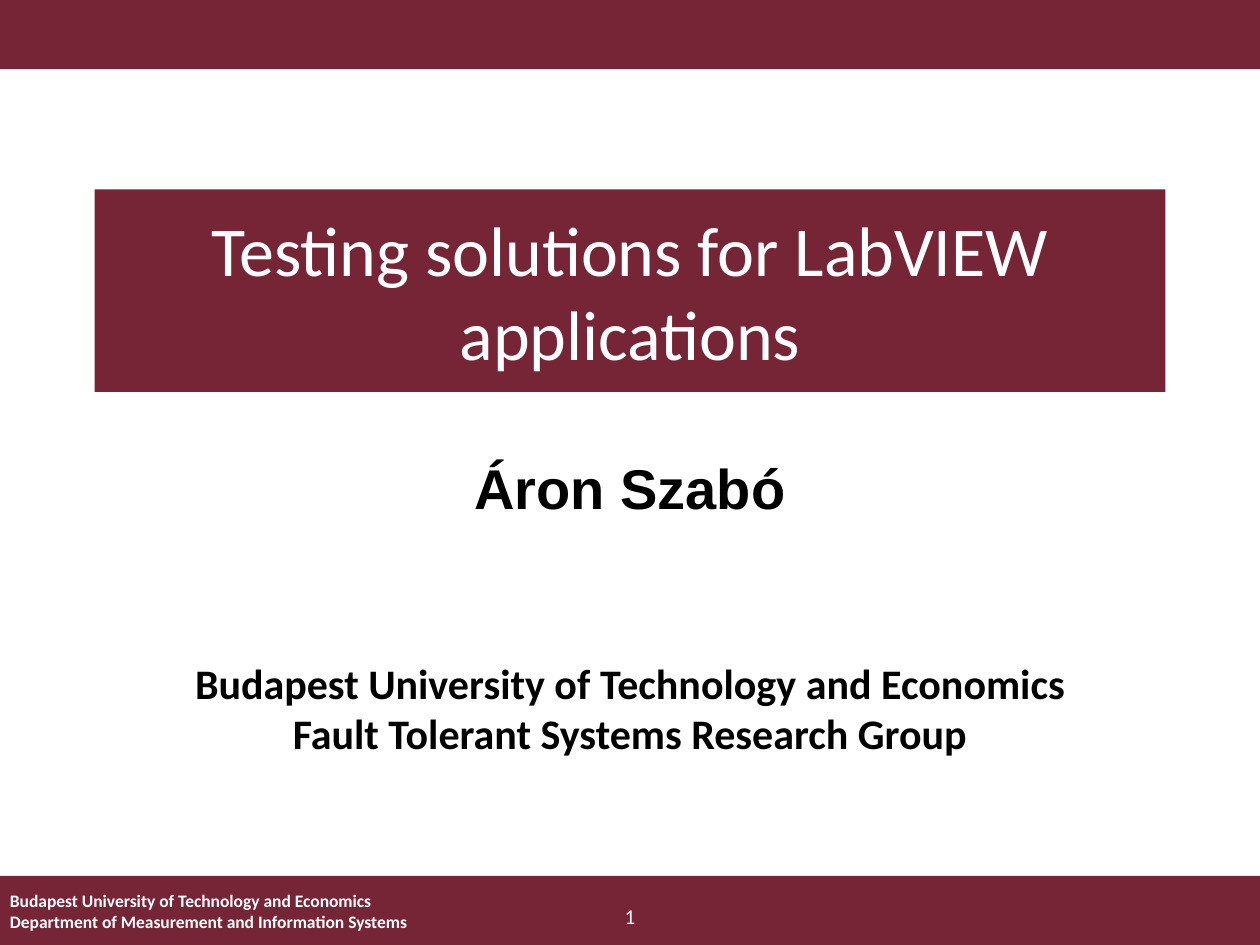
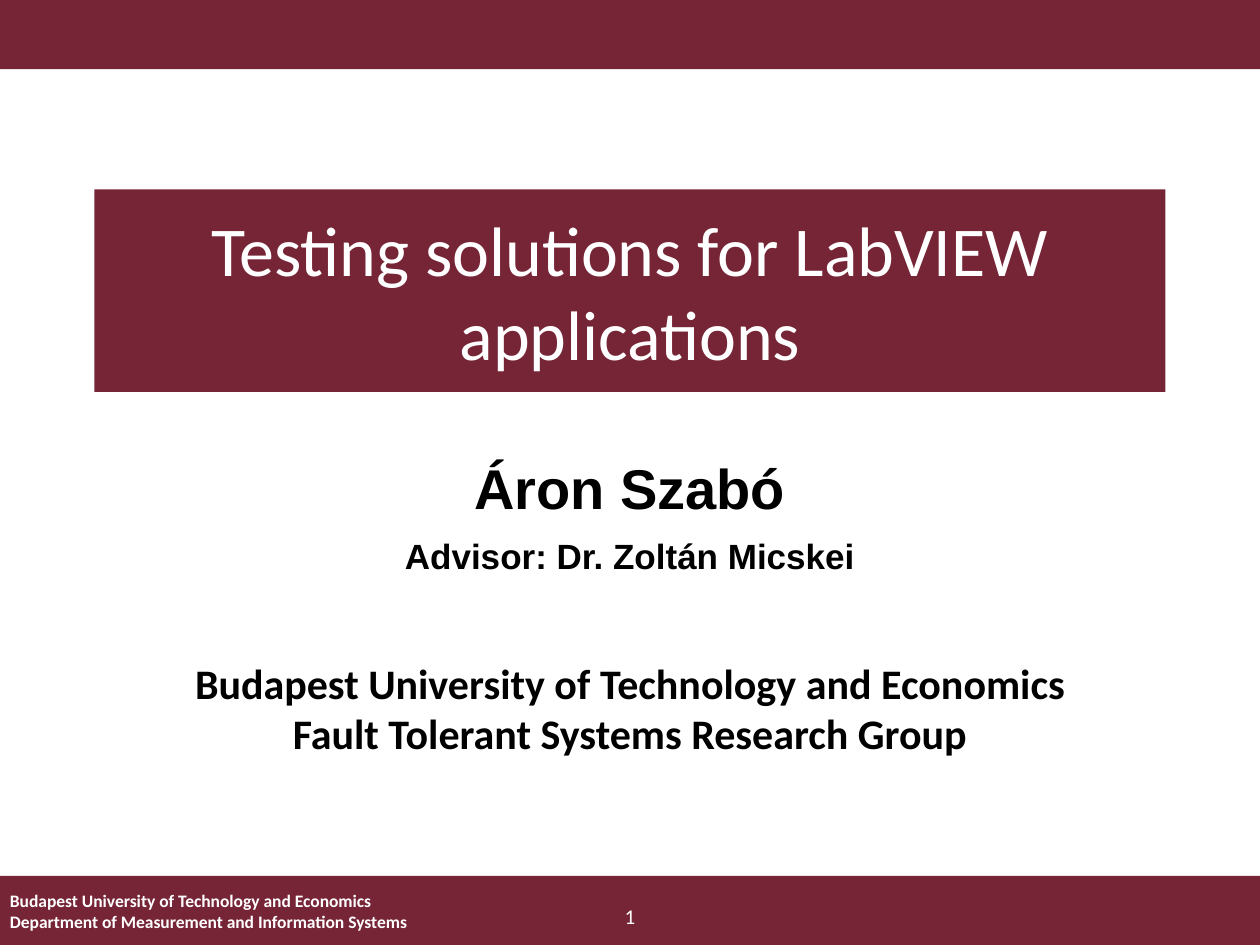
Before and after one commit to aronszabo/thesis-labview-testing, a slide deck: slide 1 of ftsrg-presentation.ppt. Drawn at 1260x945 pixels with LibreOffice and Linux fonts; fonts in the diff are those of the drawing; background and template pictures are left out. Boxes give left, top, right and bottom in pixels: in the first picture for what was removed or moved away, otherwise in the second. Text is boxed around its words. In the diff, an @@ line names an element or a change of style, - is before the commit and + after.

```diff
--- a/ftsrg-presentation.ppt
+++ b/ftsrg-presentation.ppt
@@ text at [405, 543, 855, 570]: paragraph added @@
+Advisor: Dr. Zoltán Micskei
```
Also in this commit, not shown: 8 other slides changed, 3 slides added.
